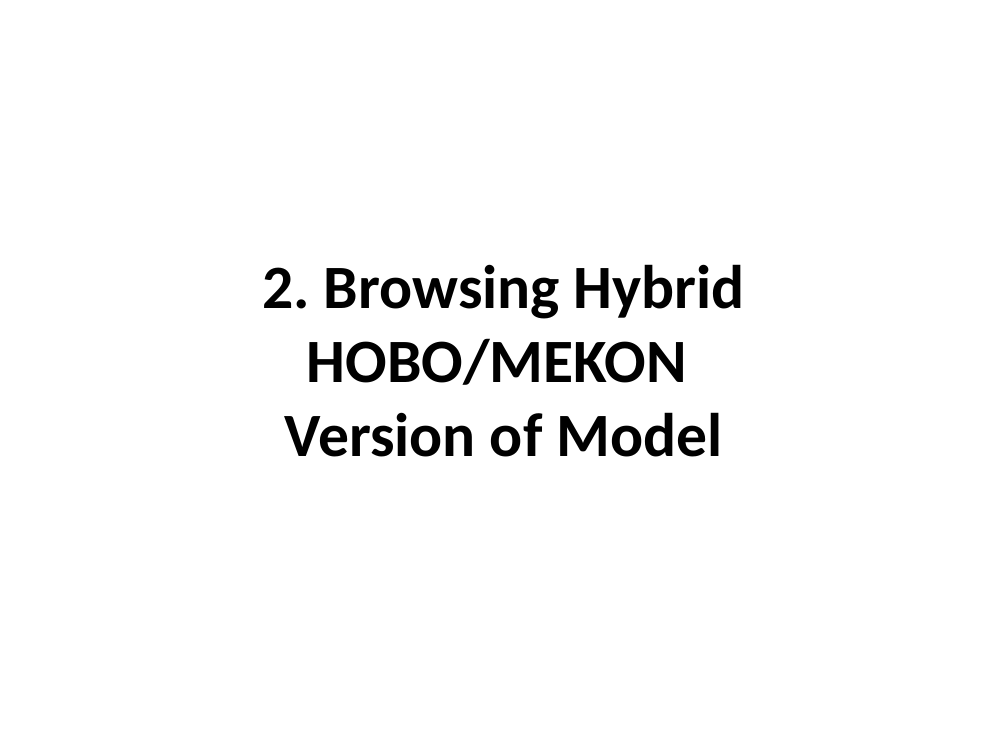
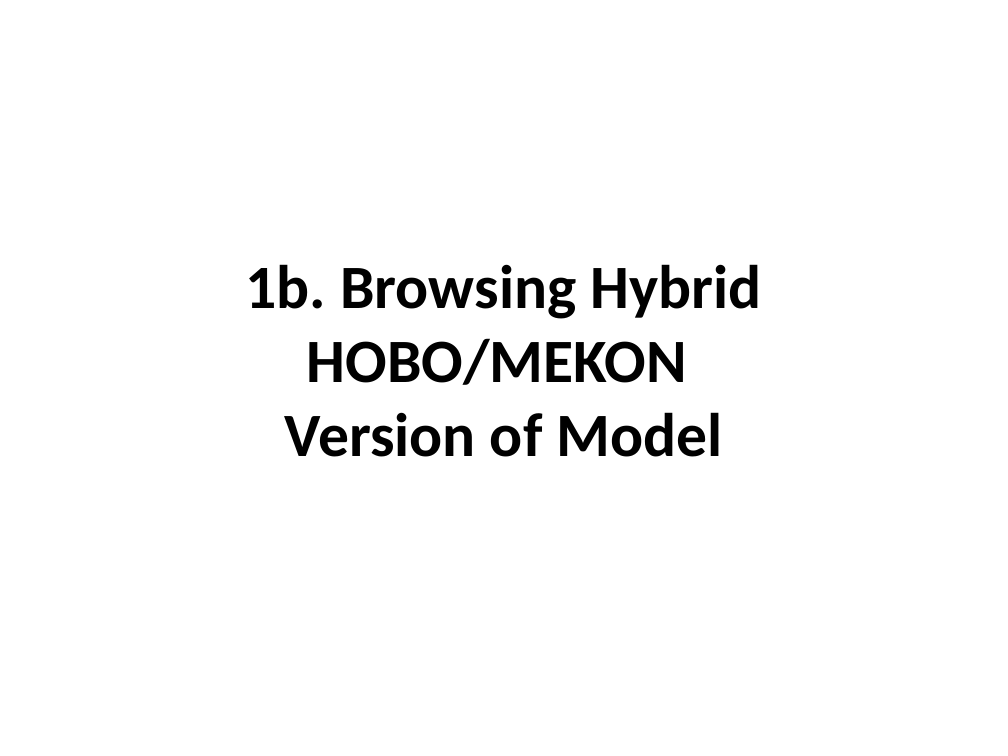
Before and after one commit to colin-puleston/mekon-hobo, a slide deck: slide 21 of docs/MEKON-HOBO Introductory Tutorial.pptx (slide 20 before the commit). Drawn at 1008x756 pixels with LibreOffice and Linux fonts; fonts in the diff are those of the drawing. Boxes give left, top, right and bottom in pixels: in the first picture for what was removed or moved away, otherwise in the second. Text is boxed around its words. In the diff, an @@ line names an element or a change of style, - is before the commit and + after.

```diff
--- a/docs/MEKON-HOBO Introductory Tutorial.pptx
+++ b/docs/MEKON-HOBO Introductory Tutorial.pptx
@@ title at (246, 264, 761, 457): text changed @@
-2. Browsing Hybrid HOBO/MEKON
-Version of Model
+1b. Browsing Hybrid HOBO/MEKON
+Version of Model
```
Also in this commit, not shown: 15 other slides changed, 7 slides added.
